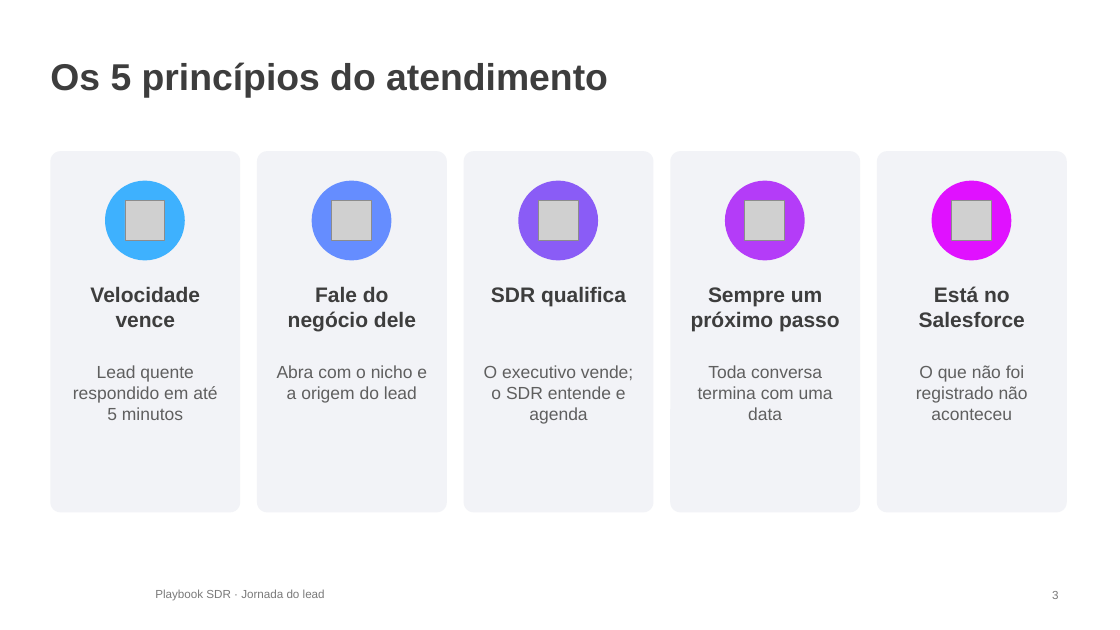
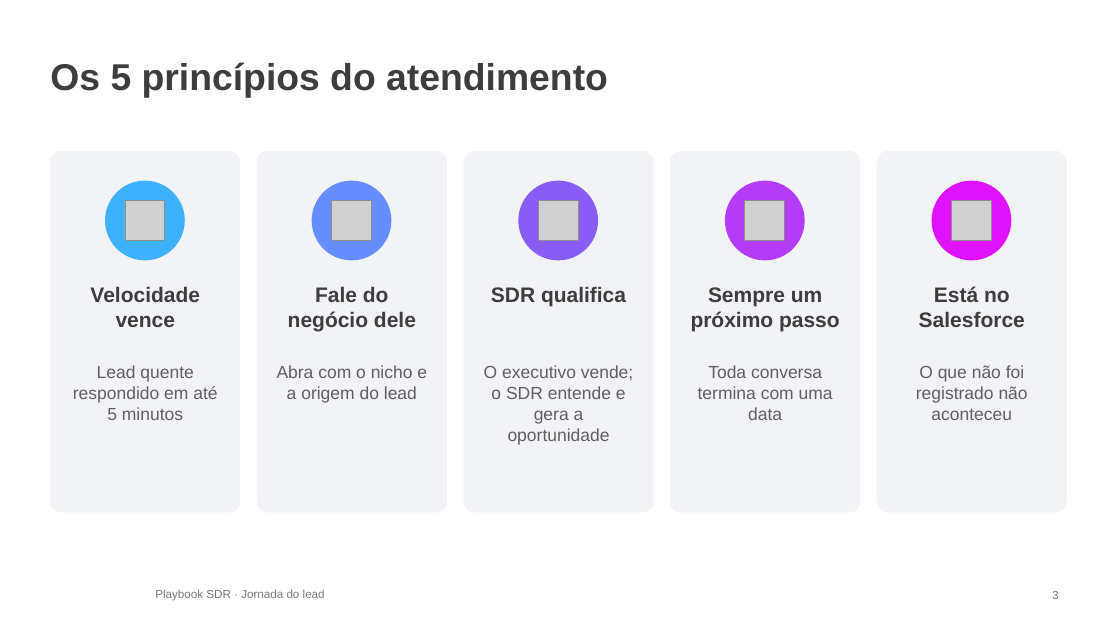
Before and after one commit to itarsilva/Treino, a slide deck: slide 3 of ledwave-comercial/sdr/LedWave_Jornada_do_Lead_SDR.pptx. Drawn at 1120x630 pixels with LibreOffice and Linux fonts; fonts in the diff are those of the drawing; grey boxes stand for pictures; background and template pictures are left out. Boxes give left, top, right and bottom in pixels: in the first picture for what was removed or moved away, otherwise in the second. Text is boxed around its words. In the diff, an @@ line names an element or a change of style, - is before the commit and + after.

```diff
--- a/ledwave-comercial/sdr/LedWave_Jornada_do_Lead_SDR.pptx
+++ b/ledwave-comercial/sdr/LedWave_Jornada_do_Lead_SDR.pptx
@@ text at [484, 365, 633, 445]: text changed @@
-O executivo vende; o SDR entende e agenda
+O executivo vende; o SDR entende e gera a oportunidade
```
Also in this commit, not shown: 5 other slides changed, 1 other file.
